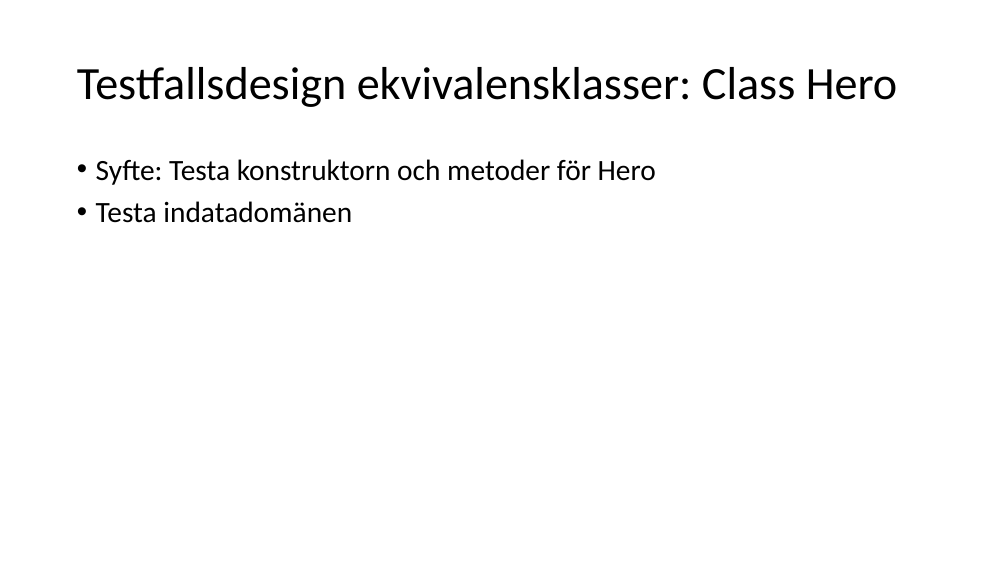
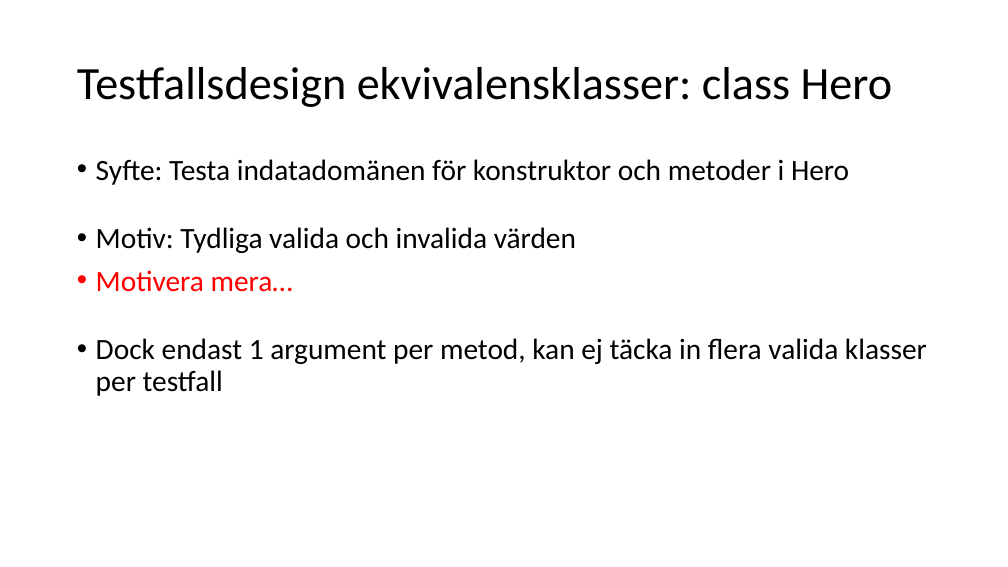
Before and after one commit to hampusidstam/InteGame, a slide deck: slide 18 of docs/Slutredovisning_grp5_v8.pptx. Drawn at 1008x567 pixels with LibreOffice and Linux fonts; fonts in the diff are those of the drawing. Boxes give left, top, right and bottom in pixels: in the first picture for what was removed or moved away, otherwise in the second. Text is boxed around its words. In the diff, an @@ line names an element or a change of style, - is before the commit and + after.

```diff
--- a/docs/Slutredovisning_grp5_v8.pptx
+++ b/docs/Slutredovisning_grp5_v8.pptx
@@ title at bbox=[77, 67, 892, 107]: text changed @@
-Testfallsdesign ekvivalensklasser: Class Hero
+Testfallsdesign ekvivalensklasser: class Hero
@@ text at bbox=[96, 159, 927, 396]: text changed @@
-• Syfte: Testa konstruktorn och metoder för Hero
-• Testa indatadomänen
+• Syfte: Testa indatadomänen för konstruktor och metoder i Hero
+• Motiv: Tydliga valida och invalida värden
+• Motivera mera…
+• Dock endast 1 argument per metod, kan ej täcka in flera valida klasser per testfall
```
Also in this commit, not shown: 19 other slides changed, 2 slides added, 5 slides removed.
